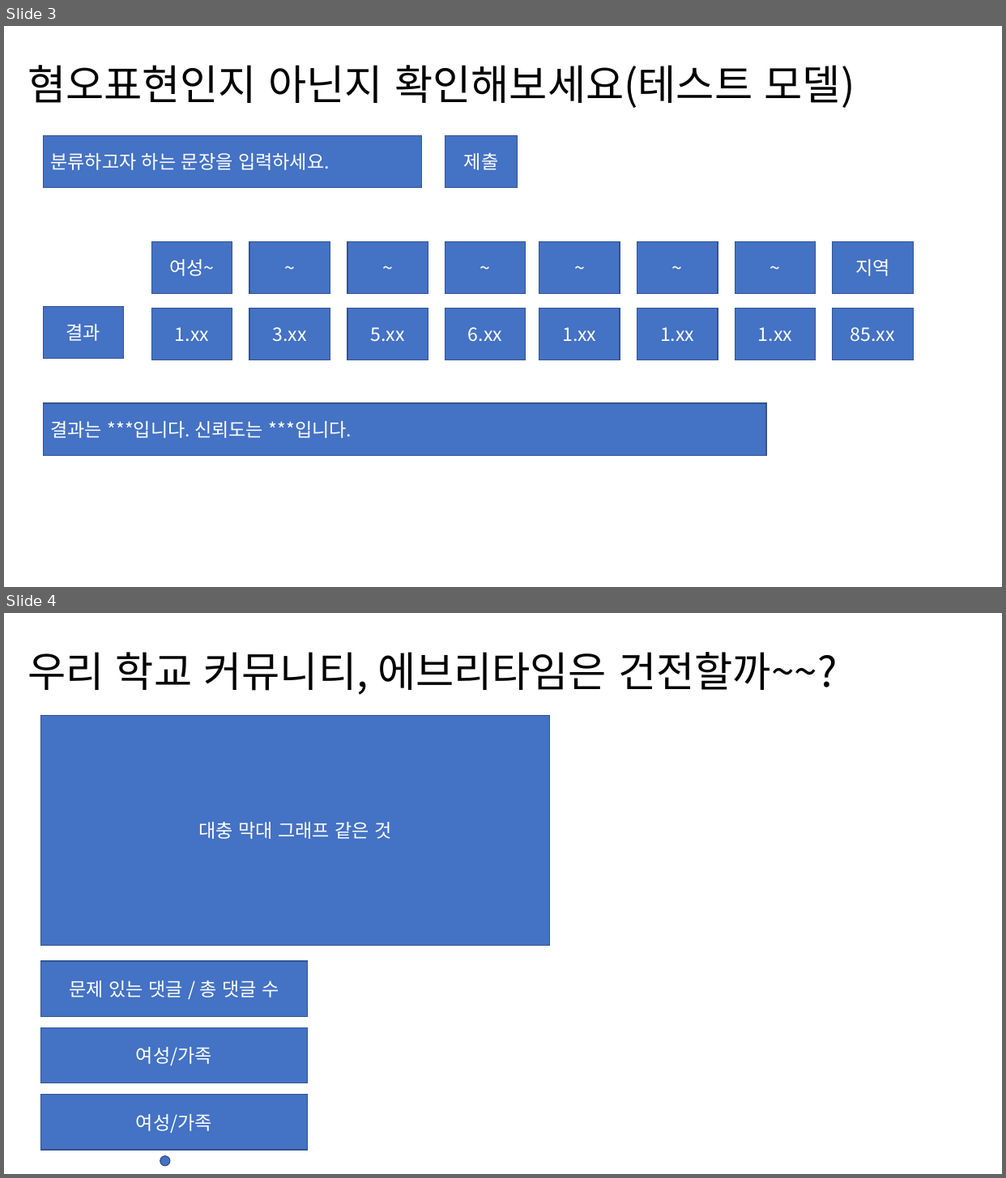
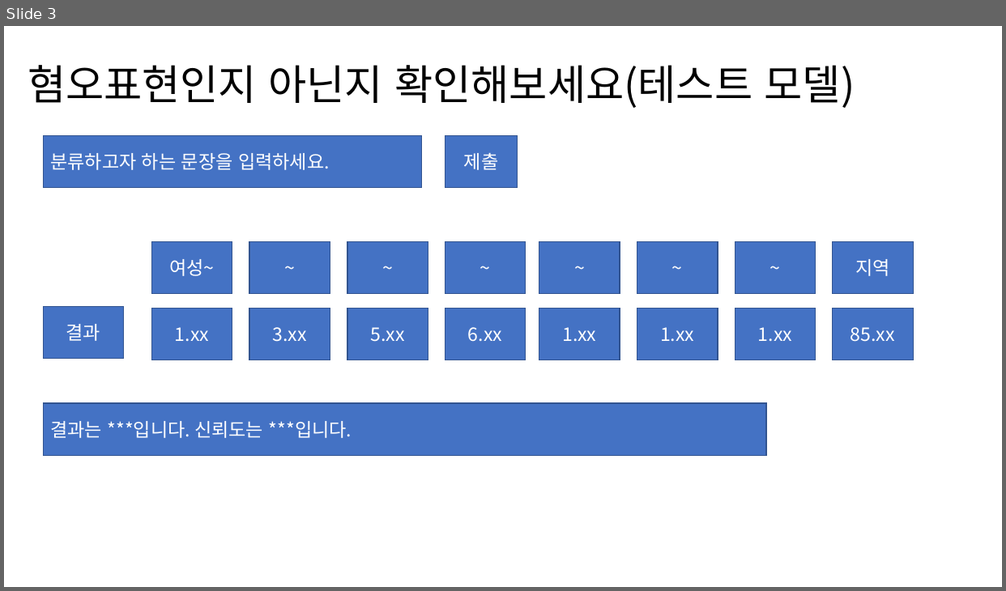
Before and after one commit to sundongkim-dev/Graduation_project, a slide deck: Documents/웹 디자인 양식.pptx. Shown one above the other, each under a label of ours: slides 3 and 4 before the commit, slide 3 after it. The pictures are 1006x1178 and 1006x591 pixels, drawn with LibreOffice and Linux fonts; fonts in the diff are those of the drawing. Boxes give left, top, right and bottom in pixels: in the first picture for what was removed or moved away, otherwise in the second. Text is boxed around its words. In the diff, an @@ line names an element or a change of style, - is before the commit and + after.

```diff
--- a/Documents/웹 디자인 양식.pptx
+++ b/Documents/웹 디자인 양식.pptx
@@ slide 4 removed at [4, 613, 1002, 1174], background #FFFFFF @@
@@ text removed at [27, 652, 837, 695] @@
-우리 학교 커뮤니티, 에브리타임은 건전할까~~?
@@ rectangle removed at [40, 716, 550, 945] @@
-대충 막대 그래프 같은 것
@@ rectangle removed at [40, 962, 308, 1017] @@
-문제 있는 댓글 / 총 댓글 수
@@ rectangle removed at [40, 1029, 308, 1084] @@
-여성/가족
@@ rectangle removed at [40, 1095, 308, 1151] @@
-여성/가족
@@ ellipse removed at [160, 1157, 170, 1166] @@
```
Also in this commit, not shown: 2 slides added.
